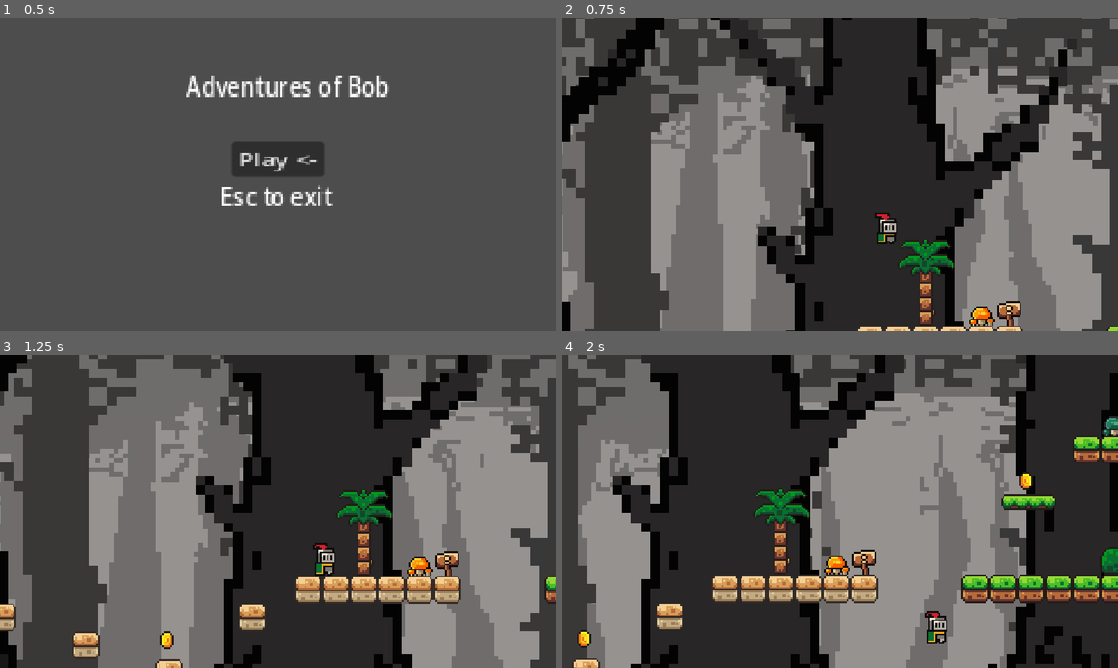
Above: before the commit, frames 1-4 (two rows, left to right).
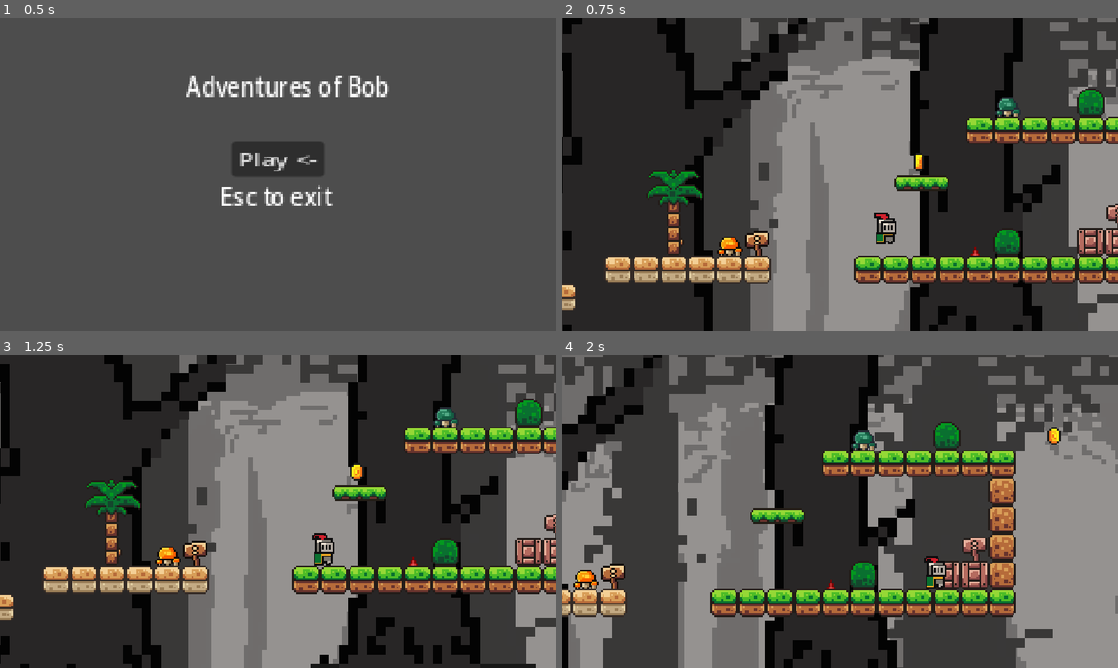
Above: after the commit, the same moments.

Repository: Testing-File/Brackish-Knight
Game: Godot game, scene res://scenes/mainmenu.tscn
Same seed, same stepped clock (60 frames per second), same inputs: the game is played once before the commit and once after it.
Inputs:
- Up to frame 1 (0.5 s): no input
- Up to frame 2 (0.75 s): click "Play <-" at 0.5 s
- Up to frame 3 (1.25 s): no input
- Up to frame 4 (2 s): tap Enter (ui_accept) at 1.25, 1.52 s; hold D (right) from 1.28 s (still down)

Frame 1 is identical in both runs. In frame 2, 73% of the frame differs, in the area x 0-100%, y 0-100%; in frame 3, 75%; in frame 4, 81%.

Commit message:
Added stationary spike

Diff:
--- /dev/null
+++ b/s_spike.tscn
@@ -0,0 +1,23 @@
+[gd_scene load_steps=4 format=3 uid="uid://dj7kuvxelpkf8"]
+
+[ext_resource type="Texture2D" uid="uid://dpum5nkv0l5h7" path="res://assets/art_atlas.png" id="1_yl4b5"]
+[ext_resource type="Script" uid="uid://b6oh66dq41w8f" path="res://sprite_2d.gd" id="2_t6rrf"]
+
+[sub_resource type="RectangleShape2D" id="RectangleShape2D_ux4pg"]
+size = Vector2(5.9395638, 3.865833)
+
+[node name="Sprite2D" type="Sprite2D"]
+texture = ExtResource("1_yl4b5")
+region_enabled = true
+region_rect = Rect2(8, 24, 8, 8)
+script = ExtResource("2_t6rrf")
+
+[node name="Area2D" type="Area2D" parent="."]
+collision_mask = 2
+
+[node name="CollisionShape2D" type="CollisionShape2D" parent="Area2D"]
+position = Vector2(0, 1)
+scale = Vector2(0.94637585, 1.2377516)
+shape = SubResource("RectangleShape2D_ux4pg")
+
+[connection signal="body_entered" from="Area2D" to="." method="_on_area_2d_body_entered"]
--- a/scenes/game.tscn
+++ b/scenes/game.tscn
@@ -1,9 +1,10 @@
-[gd_scene load_steps=23 format=4 uid="uid://8ekpighjgaxw"]
+[gd_scene load_steps=24 format=4 uid="uid://8ekpighjgaxw"]
 
 [ext_resource type="PackedScene" uid="uid://doxdf4q4e7151" path="res://scenes/player.tscn" id="1_uwrxv"]
 [ext_resource type="Script" uid="uid://chea1sgfk0cu4" path="res://scripts/game.gd" id="1_vtaks"]
 [ext_resource type="Texture2D" uid="uid://cbtw2wuceypig" path="res://assets/sprites/world_tileset.png" id="2_yqjtg"]
 [ext_resource type="PackedScene" uid="uid://f65v7u18a62j" path="res://scenes/platform_b.tscn" id="3_lnu2h"]
+[ext_resource type="PackedScene" uid="uid://dj7kuvxelpkf8" path="res://s_spike.tscn" id="4_kvpfn"]
 [ext_resource type="PackedScene" uid="uid://d1a60iejicvj2" path="res://scenes/platform_s.tscn" id="4_lbhrr"]
 [ext_resource type="PackedScene" uid="uid://cc11nel2bhp2m" path="res://scenes/coin.tscn" id="5_iywne"]
 [ext_resource type="PackedScene" uid="uid://kasn246gljpv" path="res://scenes/kz.tscn" id="6_p57ef"]
@@ -281,7 +282,7 @@
 tile_set = SubResource("TileSet_lbhrr")
 
 [node name="player" parent="." instance=ExtResource("1_uwrxv")]
-position = Vector2(1121.8429, 147.58678)
+position = Vector2(1266.4277, 188.18732)
 
 [node name="Camera2D" type="Camera2D" parent="player"]
 position = Vector2(-27, -30)
@@ -394,3 +395,6 @@
 scale = Vector2(0.9, 0.9)
 texture = ExtResource("9_kvpfn")
 centered = false
+
+[node name="Sprite2D" parent="." instance=ExtResource("4_kvpfn")]
+position = Vector2(1318, 204)
--- /dev/null
+++ b/sprite_2d.gd
@@ -0,0 +1,4 @@
+extends Sprite2D
+
+func _on_area_2d_body_entered(body: Node2D) -> void:
+	get_tree().reload_current_scene()
Binary file added: assets/art_atlas.png
Not shown, added: assets/art_atlas.png.import
Not shown, added: sprite_2d.gd.uid
